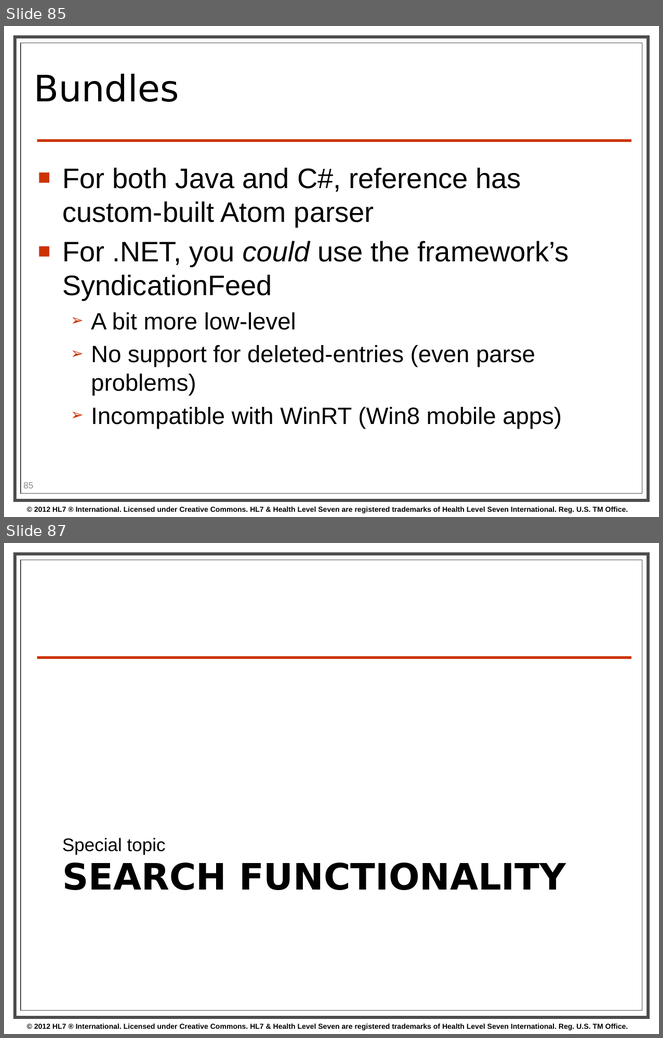
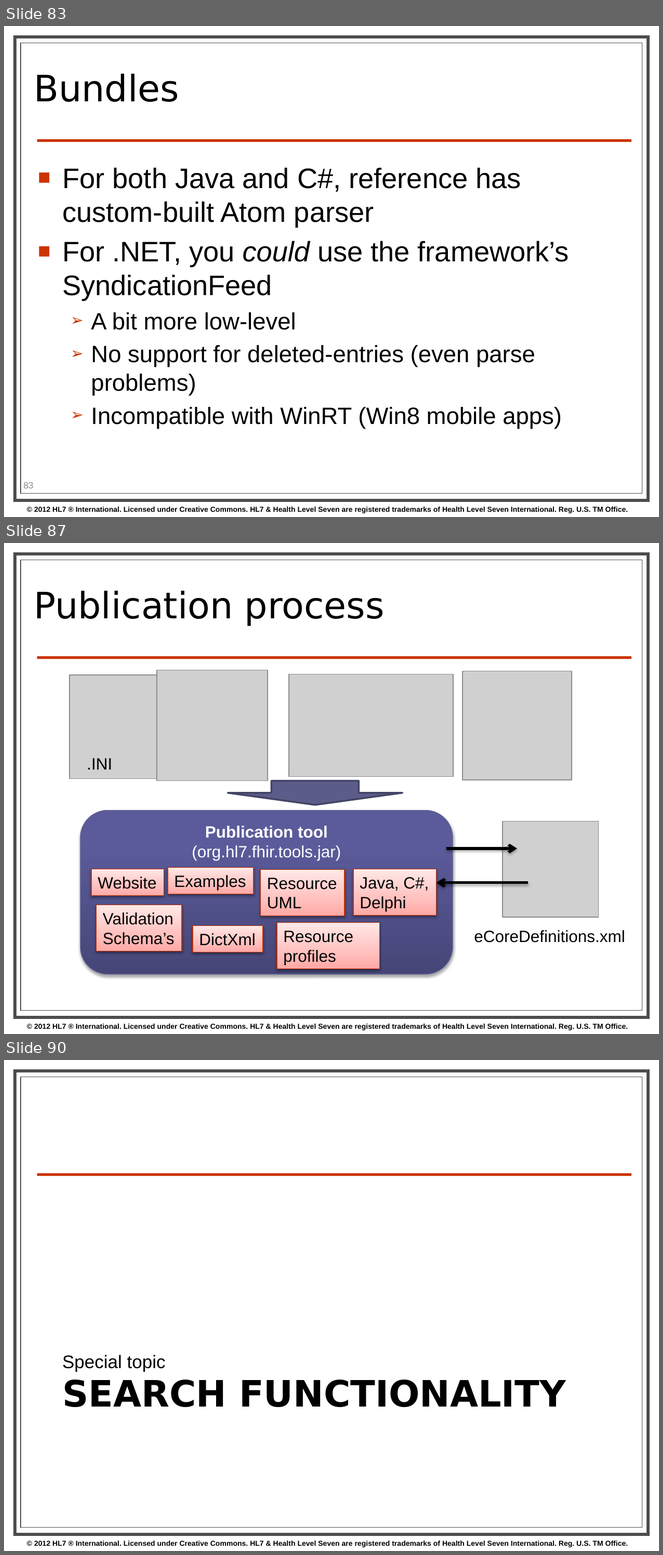
Before and after one commit to vista-novo/fhir, a slide deck: presentations/2013-01 Tutorials/201301 - Phoenix - FhirForDevelopersWGMTutorial.pptx. Shown one above the other, each under a label of ours: slides 85 and 87 before the commit, slides 83, 87 and 90 after it; the slides between them are not shown. The pictures are 663x1038 and 663x1555 pixels, drawn with LibreOffice and Linux fonts; fonts in the diff are those of the drawing; grey boxes stand for pictures; background and template pictures are left out. Boxes give left, top, right and bottom in pixels: in the first picture for what was removed or moved away, otherwise in the second. Text is boxed around its words. In the diff, an @@ line names an element or a change of style, - is before the commit and + after.

```diff
--- a/presentations/2013-01 Tutorials/201301 - Phoenix - FhirForDevelopersWGMTutorial.pptx
+++ b/presentations/2013-01 Tutorials/201301 - Phoenix - FhirForDevelopersWGMTutorial.pptx
@@ slide 87 added at [4, 543, 659, 1034], background #FFFFFF; not listed: 4 template elements that a slide beside it also shows @@
@@ title added at [34, 590, 384, 626], 40 pt, text #000000 @@
+Publication process
@@ picture added at [70, 676, 157, 779] @@
@@ picture added at [157, 670, 268, 781] @@
@@ picture added at [289, 675, 453, 777] @@
@@ picture added at [463, 671, 572, 780] @@
@@ text added at [87, 758, 112, 770], 18 pt, text #000000 @@
+.INI
@@ down arrow added at [228, 781, 403, 805], fill #5C5C8A, outline #444466 2 pt @@
@@ rounded rectangle added at [80, 810, 453, 974], fill gradient #464678 to #5B5B9C to #5B5B9E, outline #636397 0.75 pt, 18 pt, text #FFFFFF @@
+Publication tool
+(org.hl7.fhir.tools.jar)
@@ picture added at [503, 822, 599, 918] @@
@@ arrow added from (446, 849) to (517, 849), #000000 3 pt @@
@@ rectangle added at [91, 869, 164, 896], fill gradient #FFA9A5 to #FFC2BF to #FFE8E7, outline #C83200 0.75 pt, 18 pt, text #000000 @@
+Website
@@ rectangle added at [168, 868, 254, 894], fill gradient #FFA9A5 to #FFC2BF to #FFE8E7, outline #C83200 0.75 pt, 18 pt, text #000000 @@
+Examples
@@ rectangle added at [261, 870, 345, 916], fill gradient #FFA9A5 to #FFC2BF to #FFE8E7, outline #C83200 0.75 pt, 18 pt, text #000000 @@
+Resource
+UML
@@ rectangle added at [353, 869, 437, 916], fill gradient #FFA9A5 to #FFC2BF to #FFE8E7, outline #C83200 0.75 pt, 18 pt, text #000000 @@
+Java, C#,
+Delphi
@@ arrow added from (528, 883) to (437, 883), #000000 3 pt @@
@@ rectangle added at [97, 905, 182, 952], fill gradient #FFA9A5 to #FFC2BF to #FFE8E7, outline #C83200 0.75 pt, 18 pt, text #000000 @@
+Validation
+Schema’s
@@ rectangle added at [193, 926, 263, 953], fill gradient #FFA9A5 to #FFC2BF to #FFE8E7, outline #C83200 0.75 pt, 18 pt, text #000000 @@
+DictXml
@@ rectangle added at [277, 923, 380, 969], fill gradient #FFA9A5 to #FFC2BF to #FFE8E7, outline #C83200 0.75 pt, 18 pt, text #000000 @@
+Resource profiles
@@ text added at [474, 930, 625, 943], 18 pt, text #000000 @@
+eCoreDefinitions.xml
@@ what was slide 85 is now slide 83 @@
@@ page number at [23, 483, 33, 489]: text changed @@
-85
+83
@@ what was slide 87 is now slide 90 @@
```
Also in this commit, not shown: 2 slides changed, 16 other slides added, 3 slides removed.
